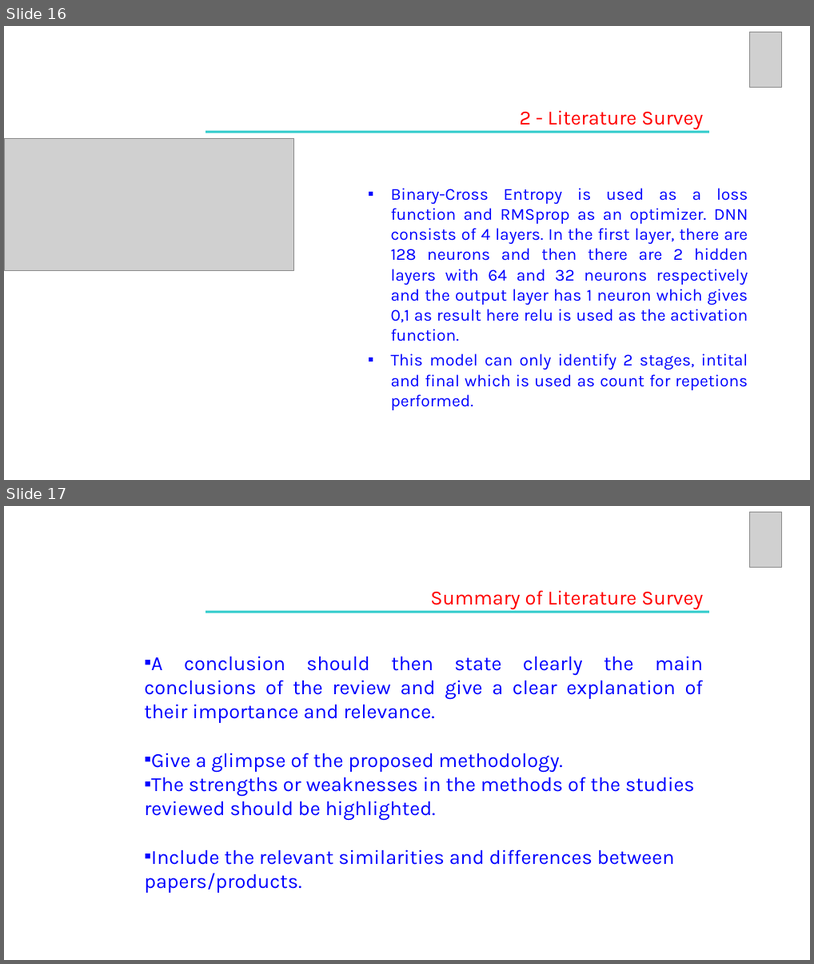
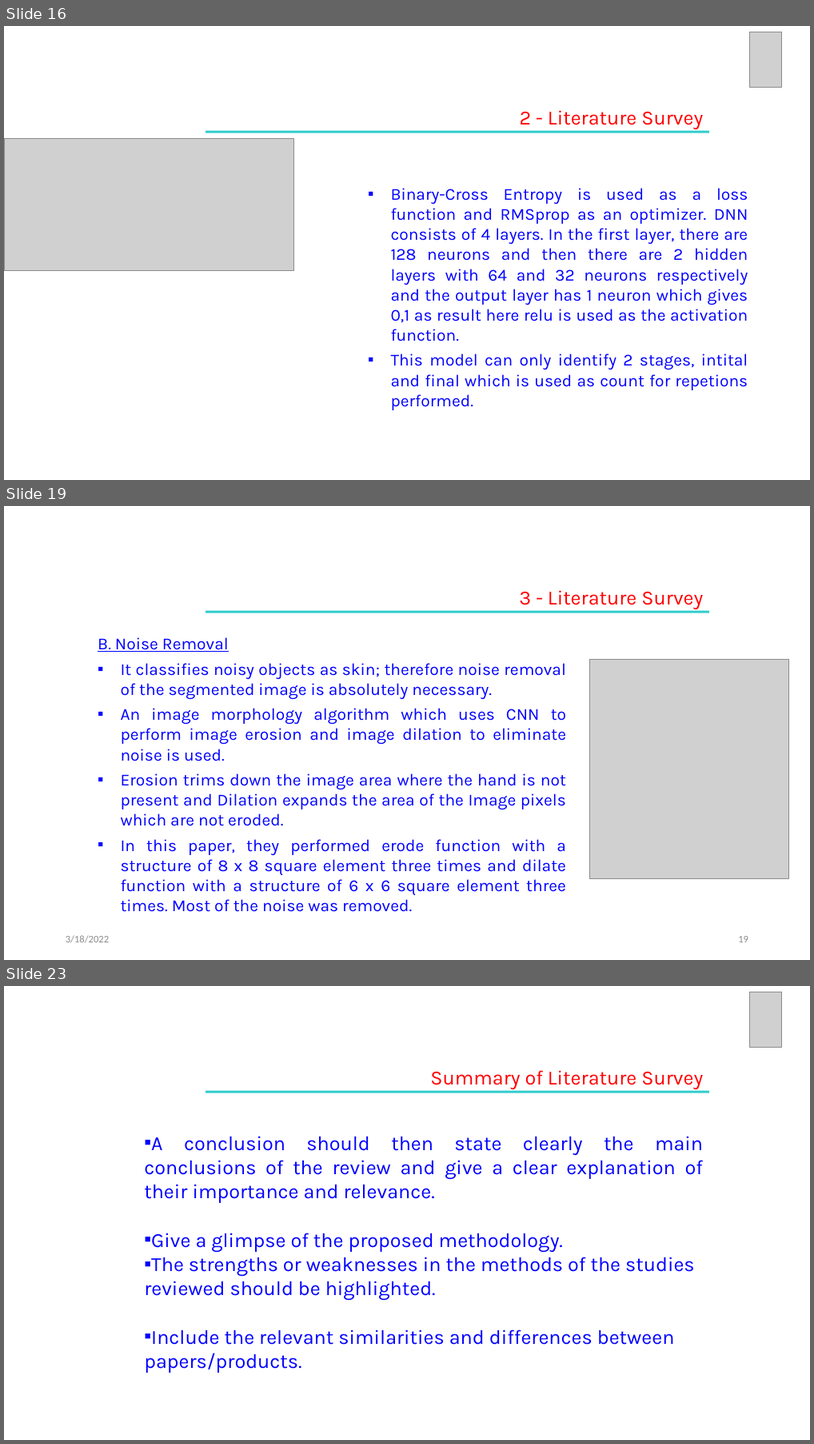
Before and after one commit to VishnuJG/CV-Workout, a slide deck: LiteratureSurvey/UE19CS390A_REVIEW 2.pptx. Shown one above the other, each under a label of ours: slides 16 and 17 before the commit, slides 16, 19 and 23 after it; the slides between them are not shown. The pictures are 814x964 and 814x1444 pixels, drawn with LibreOffice and Linux fonts; fonts in the diff are those of the drawing; grey boxes stand for pictures. Boxes give left, top, right and bottom in pixels: in the first picture for what was removed or moved away, otherwise in the second. Text is boxed around its words. In the diff, an @@ line names an element or a change of style, - is before the commit and + after.

```diff
--- a/LiteratureSurvey/UE19CS390A_REVIEW 2.pptx
+++ b/LiteratureSurvey/UE19CS390A_REVIEW 2.pptx
@@ slide 19 added at (4,506,810,960), background #FFFFFF @@
@@ text added at (519,590,703,609), 24 pt, text #FF0000 @@
+3 - Literature Survey
@@ rectangle added at (206,611,710,613), fill #33CCCC @@
@@ text added at (98,637,566,912), 20 pt, text #0000FF @@
+B. Noise Removal
+▪ It classifies noisy objects as skin; therefore noise removal of the segmented image is absolutely necessary.
+▪ An image morphology algorithm which uses CNN to perform image erosion and image dilation to eliminate noise is used.
+▪ Erosion trims down the image area where the hand is not present and Dilation expands the area of the Image pixels which are not eroded.
+▪ In this paper, they performed erode function with a structure of 8 x 8 square element three times and dilate function with a structure of 6 x 6 square element three times. Most of the noise was removed.
@@ picture added at (590,659,790,879) @@
@@ text added at (66,935,109,943), 12 pt, text #8C8C8C @@
+3/18/2022
@@ page number added at (738,936,749,942), 12 pt, text #8C8C8C @@
+19
@@ what was slide 17 is now slide 23 @@
```
Also in this commit, not shown: 5 other slides added.
